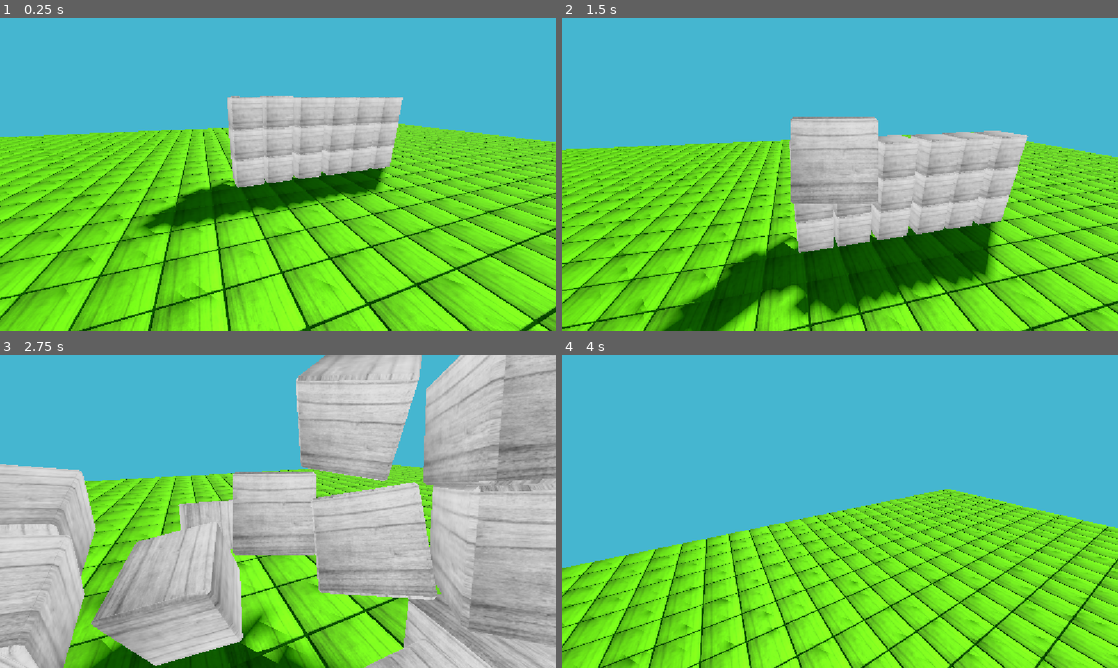
Above: before the commit, frames 1-4 (two rows, left to right).
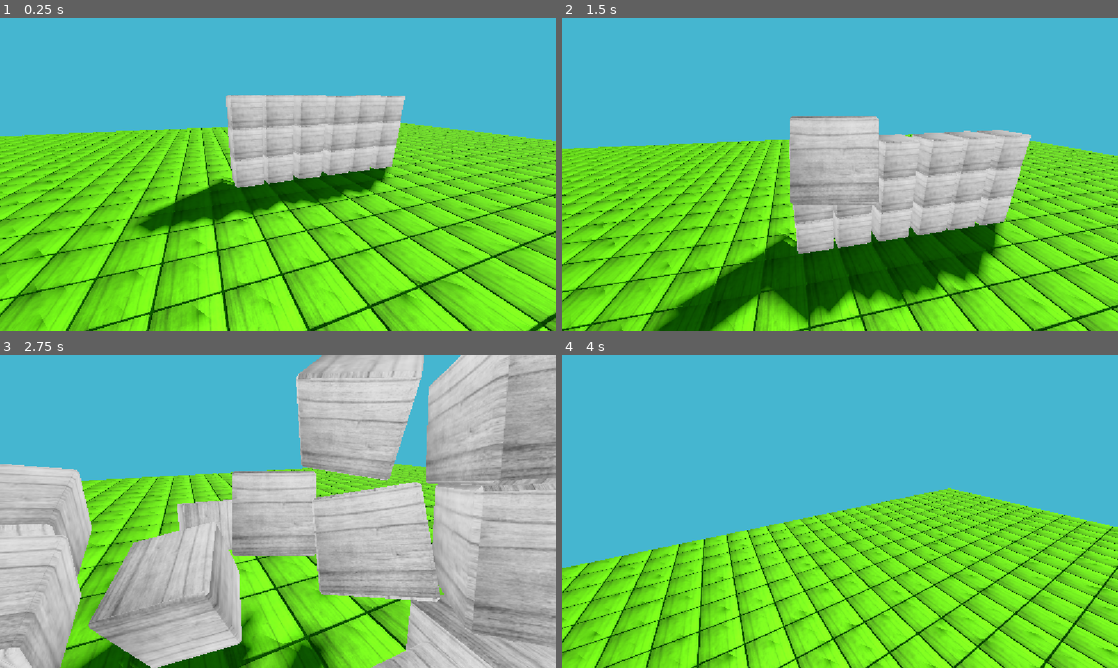
Above: after the commit, the same moments.

Repository: ArtuursK/gd-fps-template
Game: Godot game, scene res://level.tscn
Same seed, same stepped clock (60 frames per second), same inputs: the game is played once before the commit and once after it.
Inputs (mouse positions are in pixels of both pictures, inside the frame that each line leads up to):
- Up to frame 1 (0.25 s): no input
- Up to frame 2 (1.5 s): move the mouse to (867, 174) at 0.52 s; hold W (move_forward) from 0.53 s (still down); tap E (grab) at 0.6, 1.35 s; tap Space (jump) at 0.77 s; move the mouse to (812, 174) at 1.27 s
- Up to frame 3 (2.75 s): keep holding W (move_forward); tap Space (jump) at 1.52 s; move the mouse to (289, 505) at 2.02 s; click (289, 505) at 2.1 s; tap E (grab) at 2.3 s
- Up to frame 4 (4 s): keep holding W (move_forward); move the mouse to (834, 517) at 2.77 s; tap E (grab) at 2.85, 3.6 s; tap Space (jump) at 3.02, 3.77 s; move the mouse to (878, 514) at 3.52 s

The runs differ from the first frame. In frame 1, 14% of the frame differs, in the area x 0-100%, y 24-100%; in frame 2, 14%; in frame 3, 10%; in frame 4, 11%.

Commit message:
Refactoring and minor updates to spawning cubes

Diff:
--- a/level.gd
+++ b/level.gd
@@ -1,9 +1,37 @@
 extends Node3D
 
-# Random spawn of Rigidbody cubes.
-func _on_SpawnTimer_timeout():
-	var new_rb = preload("res://cube_rigidbody.tscn").instantiate()
-	new_rb.position.y = 115
-	new_rb.position.x = randf_range(-5, 5)
-	new_rb.position.z = randf_range(-5, 5)
-	add_child(new_rb)
+@onready var cube = preload("res://cube_rigidbody.tscn")
+
+func _ready():
+	spawn_loop()
+
+func spawn_loop():
+	while true:
+		drop_cube()
+		await get_tree().create_timer(4.0).timeout
+
+func drop_cube():
+	var cube = cube.instantiate()
+	add_child(cube)
+
+	cube.global_position = Vector3(
+		randf_range(-10, 10),
+		120,
+		randf_range(-10, 10)
+	)
+	cube.rotation_degrees = Vector3(
+		65,
+		0,
+		45
+	)
+	 # Get the mesh
+	var mesh = cube.get_node("MeshInstance3D")
+
+	# duplicate the existing material
+	var mat = mesh.get_surface_override_material(0).duplicate()
+
+	# random colors
+	mat.albedo_color = Color(randf_range(0, 1), randf_range(0, 1), randf_range(0, 1))
+
+	# assign back
+	mesh.set_surface_override_material(0, mat)
--- a/level.tscn
+++ b/level.tscn
@@ -11,12 +11,15 @@
 background_color = Color(0.27058825, 0.7137255, 0.8156863, 1)
 tonemap_white = 6.0
 glow_levels/7 = 1.0
+glow_intensity = 0.35
 glow_strength = 0.79
-glow_bloom = 1.0
+glow_bloom = 0.63
 glow_blend_mode = 0
+glow_hdr_threshold = 1.42
 fog_mode = 1
 fog_light_energy = 1.54
 fog_sun_scatter = 0.78
+fog_density = 1.0
 fog_depth_begin = 5.5
 
 [sub_resource type="BoxShape3D" id="4"]
@@ -60,12 +63,9 @@
 transform = Transform3D(1, 0, 0, 0, 1, 0, 0, 0, 1, 0, 1, 0)
 shape = SubResource("4")
 
-[node name="SpawnTimer" type="Timer" parent="."]
-wait_time = 2.0
-autostart = true
-
 [node name="cube_rigidbody" parent="." instance=ExtResource("7")]
 transform = Transform3D(1, 0, 0, 0, 1, 0, 0, 0, 1, 0.416964, 3.3565, 2.6332)
+visible = false
 
 [node name="cube_rigidbody2" parent="." instance=ExtResource("7")]
 transform = Transform3D(1, 0, 0, 0, 1, 0, 0, 0, 1, -8.47897, 1.7101996, 2.6332)
@@ -122,4 +122,3 @@
 transform = Transform3D(1, 0, 0, 0, 1, 0, 0, 0, 1, -8.47897, 3.8144991, -3.3152826)
 
 [connection signal="body_entered" from="Princess" to="Cubio" method="_on_tcube_body_entered"]
-[connection signal="timeout" from="SpawnTimer" to="." method="_on_SpawnTimer_timeout"]
--- a/player/cubio.gd
+++ b/player/cubio.gd
@@ -5,10 +5,6 @@
 # A minimum angle lower than or equal to -90 breaks movement if the player is looking upward.
 const CAMERA_X_ROT_MIN := deg_to_rad(-89.9)
 const CAMERA_X_ROT_MAX := deg_to_rad(70)
-
-const FOV_DEFAULT := 75.0
-const FOV_AIM := 65.0      # smaller = more zoom
-const AIM_ZOOM_TIME := 0.12     # seconds
 
 # Camera and effects
 @export var camera_animation : AnimationPlayer
@@ -22,8 +18,6 @@
 @onready var shape_cast = $ShapeCast3D
 @onready var start_position = position
 
-var _was_on_ground := false
-
 # grabbing and shooting
 @export var hold_distance := 3.0
 @export var max_pick_distance := 8.0
@@ -42,7 +36,6 @@
 
 func _ready():
 	camera_camera.make_current()
-	camera_camera.fov = FOV_DEFAULT
 	Input.set_mouse_mode(Input.MOUSE_MODE_CAPTURED)
 	# Ensure a HoldPoint exists and follows the camera look
 	if hold_point == null:
@@ -59,8 +52,7 @@
 	var camera_speed_this_frame = _delta * CAMERA_CONTROLLER_ROTATION_SPEED
 	rotate_camera(camera_move * camera_speed_this_frame)
 
-	var grounded: bool = on_ground()
-	_was_on_ground = grounded
+	#var grounded: bool = on_ground()
 
 	# Handle grab / release input (TOGGLE WITH "grab")
 	if Input.is_action_just_pressed("grab"):
@@ -169,8 +161,6 @@
 	var body = hit.get("collider")
 	if body == null or not (body is RigidBody3D):
 		return
-	#if only_grabbable_group and not body.is_in_group(grabbable_group_name):
-		#return
 
 	held_body = body
 
@@ -179,10 +169,10 @@
 	_original_gravity_scale = held_body.gravity_scale
 	held_body.gravity_scale = 0.0
 
-	# 1c. Stop all current movement on the held body immediately.
+	# Stop all current movement on the held body immediately.
 	held_body.linear_velocity = Vector3.ZERO
 	held_body.angular_velocity = Vector3.ZERO
-	# --- Stop any unwanted rotation
+	# Stop any unwanted rotation
 	held_body.angular_damp += 10.0 # Greatly increase angular dampening
 	# ===============================================
 
@@ -207,7 +197,7 @@
 	# Keep the anchor at the hold_point (This also sets rotation from the camera).
 	_grab_anchor.global_transform = hold_point.global_transform
 
-	# --- Pivot at the object's local center (Vector3.ZERO) ---
+	# Pivot at the object's local center (Vector3.ZERO)
 	_grab_offset_local = Vector3.ZERO
 
 	# Create the joint
@@ -215,7 +205,7 @@
 	_pin_joint.node_a = _grab_anchor.get_path()
 	_pin_joint.node_b = held_body.get_path()
 
-	add_child(_pin_joint)                       # <-- add to tree first
+	add_child(_pin_joint)
 	# Pivot is set where both bodies currently are: target_global_pos
 	_pin_joint.global_position = target_global_pos
 
@@ -242,7 +232,7 @@
 		var throw_direction = -camera_camera.global_transform.basis.z
 		held_body.apply_central_impulse(throw_direction * 20.0)
 
-	# Restore damping (reverse what we added)
+	# Restore damping
 	held_body.linear_damp = max(0.0, held_body.linear_damp - 4.0)
 	held_body.angular_damp = max(0.0, held_body.angular_damp - 10.0) # Restore stronger angular damp
 	held_body.angular_damp = max(0.0, held_body.angular_damp) # Clamp to ensure it doesn't go negative
@@ -267,11 +257,11 @@
 	# The grab anchor inherits the hold_point's transform
 	_grab_anchor.global_transform = hold_point.global_transform
 
-	# --- Update the joint's global pivot position for continuous tracking ---
+	# Update the joint's global pivot position for continuous tracking ---
 	if is_instance_valid(_pin_joint):
 		_pin_joint.global_position = target_pos
 
-	# 2. Force the held body's rotation to match the anchor's rotation
+	# Force the held body's rotation to match the anchor's rotation
 	# This is what locks the object's view to the camera's orientation.
 	held_body.global_transform.basis = _grab_anchor.global_transform.basis
 	held_body.angular_velocity = Vector3.ZERO
--- a/project.godot
+++ b/project.godot
@@ -20,6 +20,7 @@
 
 [display]
 
+window/size/mode=3
 window/stretch/mode="canvas_items"
 window/stretch/aspect="expand"
 window/vsync/vsync_mode=0
